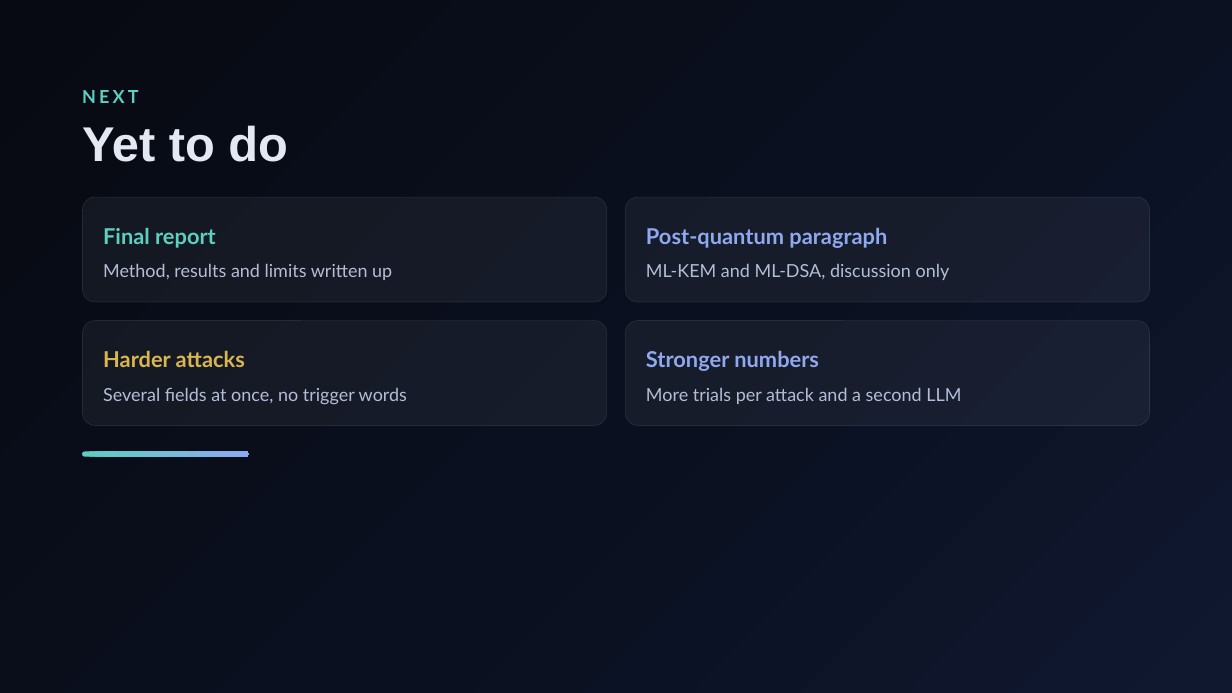
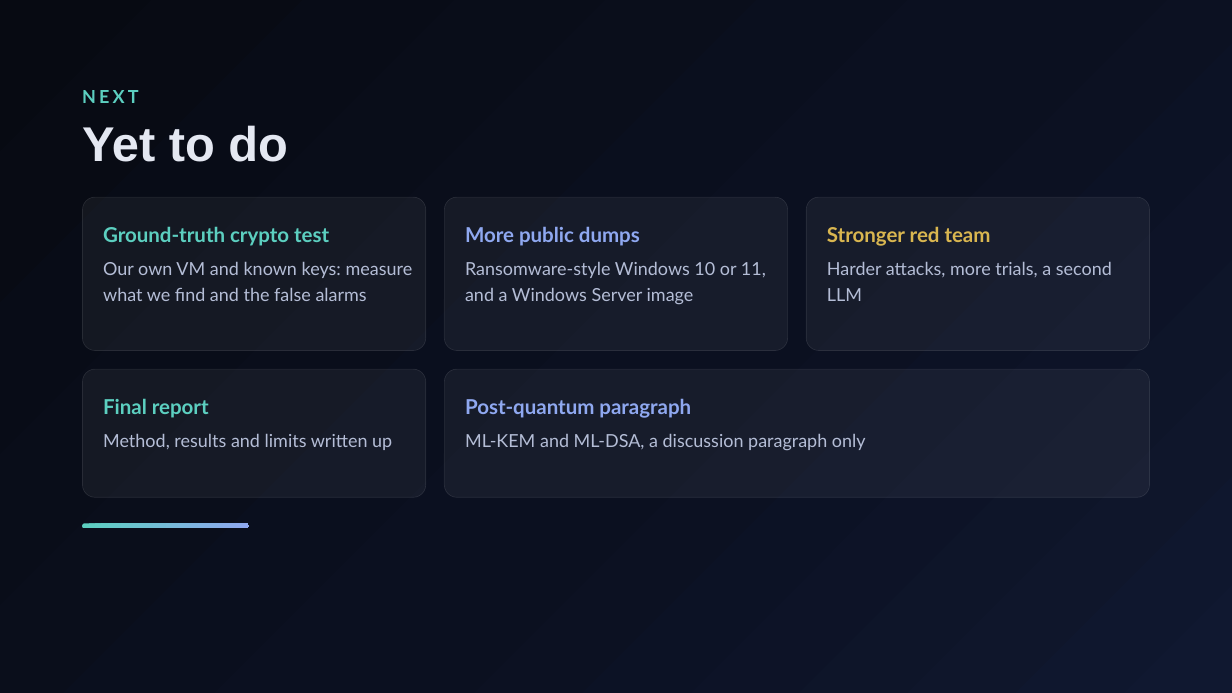
Before and after one commit to HalcyonVector/Triageguard, a slide deck: slide 10 of TriageGuard Progress Evaluation.pptx. Drawn at 1232x693 pixels with LibreOffice and Linux fonts; fonts in the diff are those of the drawing. Boxes give left, top, right and bottom in pixels: in the first picture for what was removed or moved away, otherwise in the second. Text is boxed around its words. In the diff, an @@ line names an element or a change of style, - is before the commit and + after.

Commit message:
Revised ppt + Windows 7 llm report

```diff
--- a/TriageGuard Progress Evaluation.pptx
+++ b/TriageGuard Progress Evaluation.pptx
@@ rounded rectangle: place and size @@
-rounded rectangle at bbox=[82, 197, 606, 301]
+rounded rectangle at bbox=[82, 197, 426, 350]
@@ rounded rectangle: place and size @@
-rounded rectangle at bbox=[626, 197, 1150, 301]
+rounded rectangle at bbox=[445, 197, 788, 350]
@@ proportions changed in 4 elements at bbox=[82, 197, 426, 350], bbox=[445, 197, 788, 350], bbox=[82, 370, 426, 498], bbox=[807, 197, 1151, 350] @@
@@ rounded rectangle: place and size @@
-rounded rectangle at bbox=[82, 321, 606, 425]
+rounded rectangle at bbox=[807, 197, 1151, 350]
@@ text added at bbox=[103, 226, 329, 246], 16 pt, text #5CCFC0, bold @@
+Ground-truth crypto test
@@ text added at bbox=[465, 226, 640, 246], 16 pt, text #8FA8F0, bold @@
+More public dumps
@@ text added at bbox=[827, 226, 991, 246], 16 pt, text #D9B650, bold @@
+Stronger red team
@@ text added at bbox=[103, 261, 413, 301], 14 pt, text #B4BDD6 @@
+Our own VM and known keys: measure what we find and the false alarms
@@ text added at bbox=[465, 262, 766, 304], 14 pt, text #B4BDD6 @@
+Ransomware-style Windows 10 or 11, and a Windows Server image
@@ text at bbox=[827, 262, 1112, 301]: text changed @@
-More trials per attack and a second LLM
+Harder attacks, more trials, a second LLM
@@ text removed at bbox=[103, 350, 245, 367] @@
-Harder attacks
@@ text removed at bbox=[646, 350, 819, 371] @@
-Stronger numbers
@@ rounded rectangle: place and size @@
-rounded rectangle at bbox=[626, 321, 1150, 425]
+rounded rectangle at bbox=[82, 370, 426, 498]
@@ text removed at bbox=[103, 387, 407, 405] @@
-Several fields at once, no trigger words
@@ rounded rectangle added at bbox=[445, 370, 1150, 498], fill #FFFFFF at 5% opacity, outline #FFFFFF 0.5 pt @@
@@ text "Final report": place and size @@
-text "Final report" at bbox=[103, 228, 216, 248]
+text "Final report" at bbox=[103, 398, 209, 418]
@@ text "Final report" at bbox=[103, 398, 209, 418]: size 17 to 16 pt; line spacing 23.8pt to 22.4pt @@
@@ text "Post-quantum paragraph" at bbox=[465, 398, 691, 418]: size 17 to 16 pt; line spacing 23.8pt to 22.4pt @@
@@ text "Post-quantum paragraph": place and size @@
-text "Post-quantum paragraph" at bbox=[646, 227, 887, 248]
+text "Post-quantum paragraph" at bbox=[465, 398, 691, 418]
@@ text "Method, results and limits written ...": place and size @@
-text "Method, results and limits written ..." at bbox=[103, 263, 392, 280]
+text "Method, results and limits written ..." at bbox=[103, 433, 392, 450]
@@ text at bbox=[465, 434, 866, 450]: text changed @@
-ML-KEM and ML-DSA, discussion only
+ML-KEM and ML-DSA, a discussion paragraph only
@@ rounded rectangle: place and size @@
-rounded rectangle at bbox=[82, 452, 250, 457]
+rounded rectangle at bbox=[82, 523, 250, 529]
```
Also in this commit, not shown: 2 other slides changed, 1 other file.
